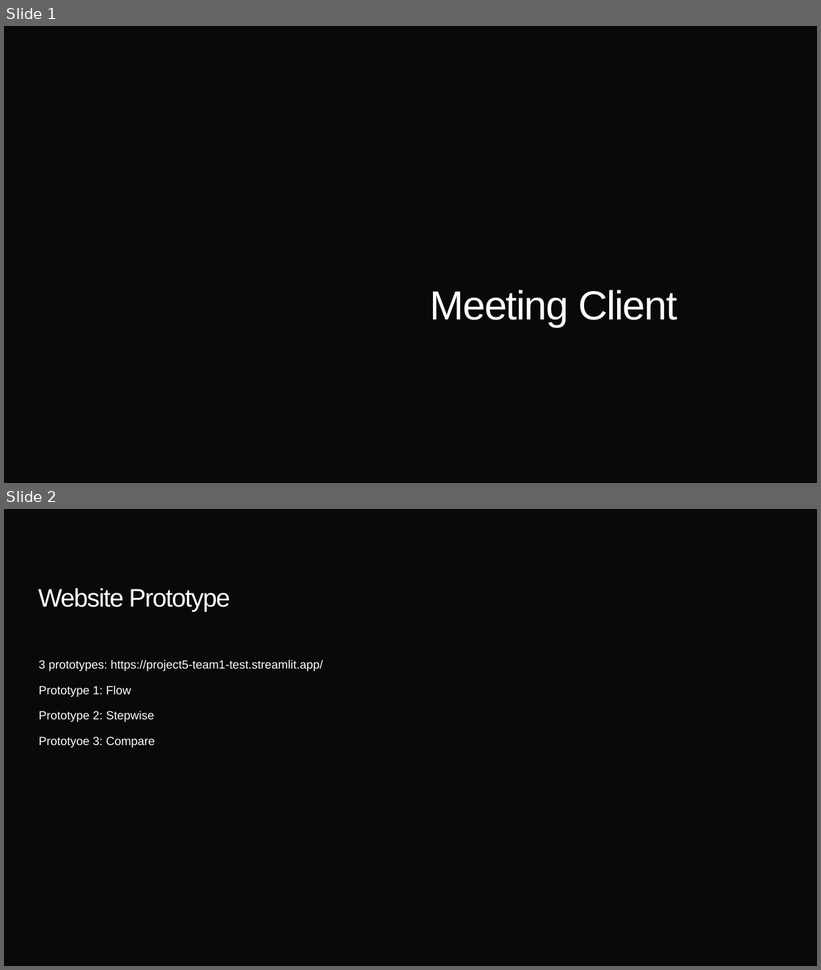
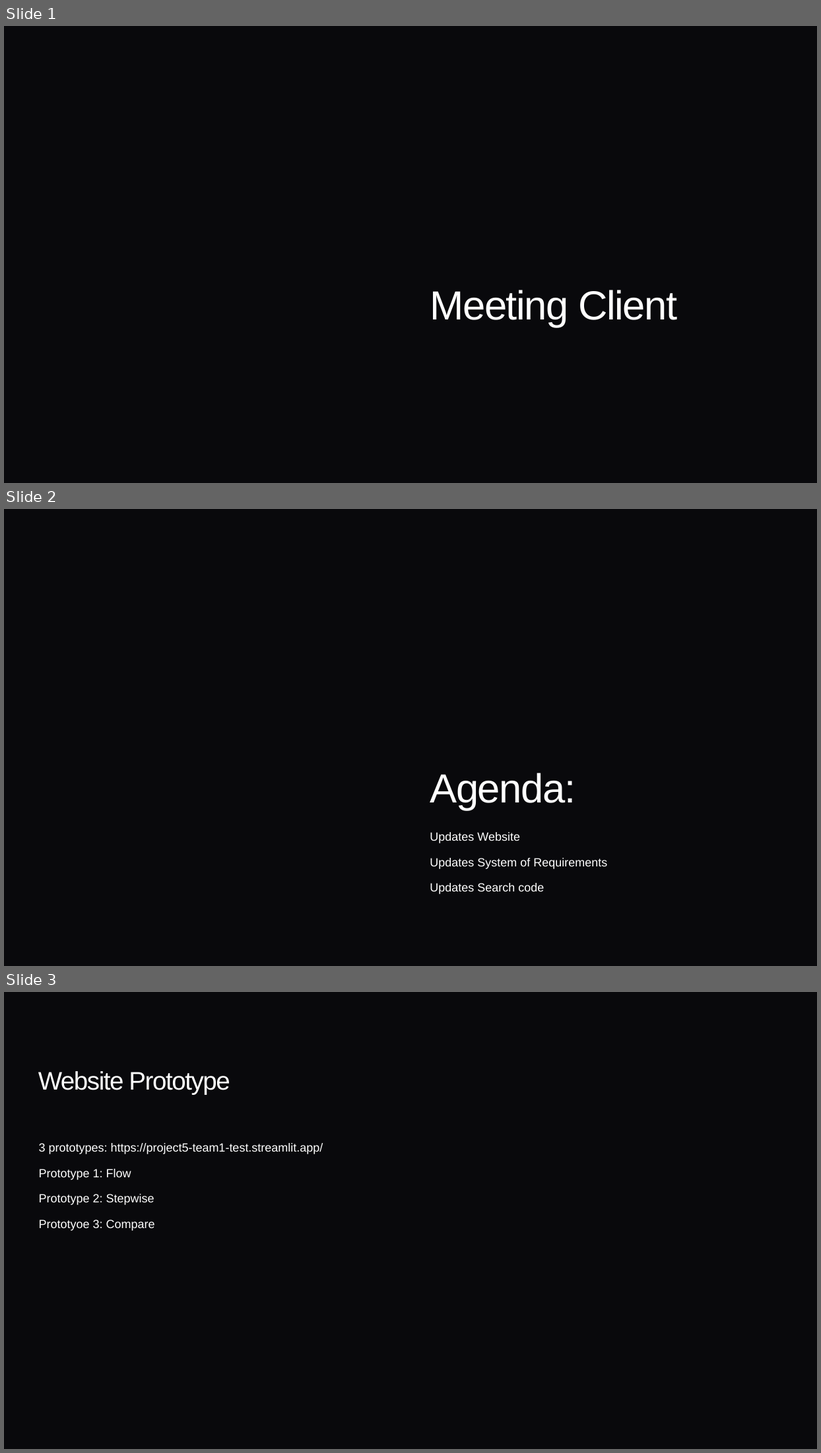
Before and after one commit to ginassadauskas/Project5Group1, a slide deck: Legal/StatementOfRequirementsV3.pptx. Shown one above the other, each under a label of ours: slides 1 and 2 before the commit, slides 1, 2 and 3 after it. The pictures are 821x970 and 821x1453 pixels, drawn with LibreOffice and Linux fonts; fonts in the diff are those of the drawing; background and template pictures are left out. Boxes give left, top, right and bottom in pixels: in the first picture for what was removed or moved away, otherwise in the second. Text is boxed around its words. In the diff, an @@ line names an element or a change of style, - is before the commit and + after.

```diff
--- a/Legal/StatementOfRequirementsV3.pptx
+++ b/Legal/StatementOfRequirementsV3.pptx
@@ slide 2 added at <box>4,509,817,966</box>, background picture (left out) @@
@@ title added at <box>430,773,576,811</box>, 48 pt, text #FFFFFF @@
+Agenda:
@@ subtitle added at <box>430,832,607,894</box>, 14 pt, text #FFFFFF @@
+Updates Website
+Updates System of Requirements
+Updates Search code
@@ what was slide 2 is now slide 3 @@
```
Also in this commit, not shown: 1 slide changed, 1 other slide added.
